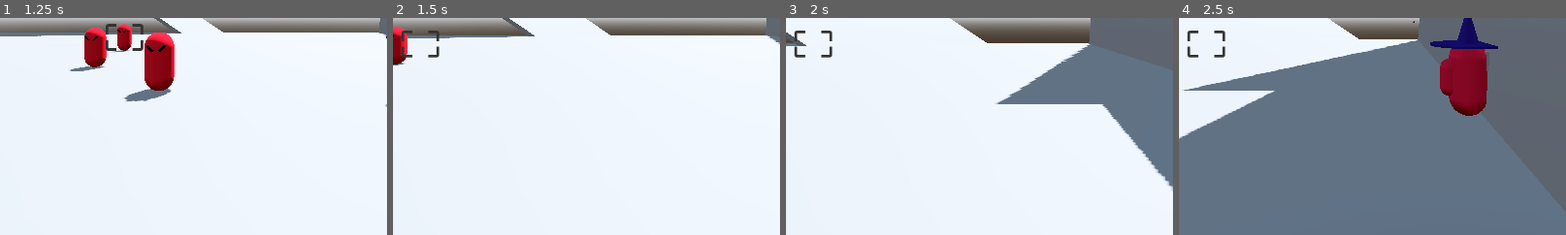
Above: before the commit, frames 1-4 (left to right).
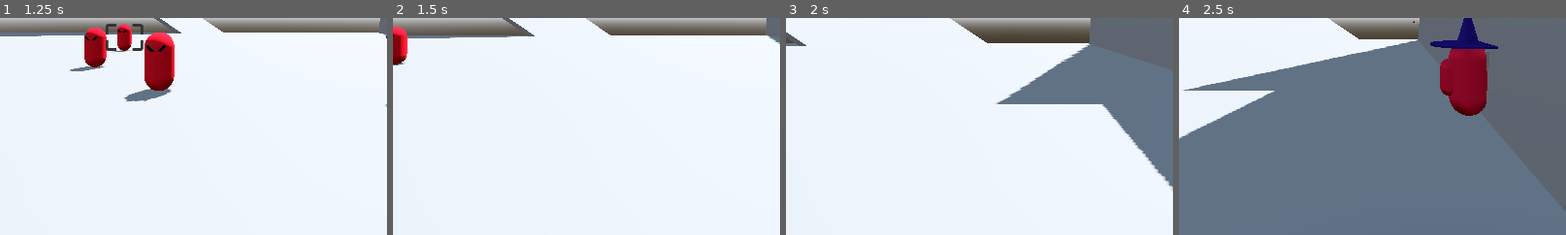
Above: after the commit, the same moments.

Repository: lead0lead/godot-3d-bullet-hell
Game: Godot game, scene res://scenes/main.tscn
The game is run twice, just before and just after one commit, with the same random seed, the same clock (stepped at 60 frames per second) and the same inputs.
Inputs (mouse positions are % of the whole screen's width and height, from its top left):
- Up to frame 1 (1.25 s): tap Enter at 0.5 s; move the mouse to (72, 45) at 0.52 s; hold D (right) from 0.53 s (still down); hold Shift (boost) from 0.53 s (still down); tap Space (jump) at 0.77 s
- Up to frame 2 (1.5 s): move the mouse to (30, 55) at 1.27 s; release D (right) at 1.28 s; release Shift (boost) at 1.28 s; hold S (back) from 1.28 s (still down); tap X (dash) at 1.35 s
- Up to frame 3 (2 s): keep holding S (back); tap Space (jump) at 1.52 s
- Up to frame 4 (2.5 s): move the mouse to (60, 28) at 2.02 s; release S (back) at 2.03 s; press the mouse at (60, 28) at 2.03 s; hold D (right) from 2.03 s (still down)
The pictures show only the part of the screen within x 22-72%, y 50-100%; the shares and areas given below are measured in that part.

Frame 1 is identical in both runs. In frame 2, 0.3% of the frame differs, in the area x 2-13%, y 5-19%; in frame 3, 0.3%; in frame 4, 0.3%.

Commit message:
Fix bug where target marker would remain visible when no target is present

Diff:
--- a/scripts/player_ui.gd
+++ b/scripts/player_ui.gd
@@ -10,7 +10,7 @@
 # Called when the node enters the scene tree for the first time.
 func _ready() -> void:
 	_update_crosshair()
-	show_target_marker(false)
+	target_marker.visible = false
 
 # Called every frame. 'delta' is the elapsed time since the previous frame.
 func _process(delta: float) -> void:
@@ -27,9 +27,3 @@
 func update_target_marker(target):
 	target_marker.position = _camera.unproject_position(
 		target.lock_on_target.global_position)
-
-func show_target_marker(visibile: bool):
-	if visible:
-		target_marker.visible = true
-	else:
-		target_marker.visible = false
--- a/scripts/ranged_weapon.gd
+++ b/scripts/ranged_weapon.gd
@@ -31,14 +31,13 @@
 	if lock_on_target:
 		self.look_at(lock_on_target.lock_on_target.global_position, _camera.global_basis.y)
 		_player_ui.update_target_marker(lock_on_target)
-		_player_ui.show_target_marker(true)
+		_player_ui.target_marker.visible = true
 	else:
 		if _aimcast.is_colliding():
 			self.look_at(_aimcast.get_collision_point(), _camera.global_basis.y)
-			_player_ui.show_target_marker(false)
 		else:
 			self.look_at(_camera.global_transform * (Vector3.FORWARD * 1000.0))
-			_player_ui.show_target_marker(false)
+		_player_ui.target_marker.visible = false
 
 func _handle_weapon_pivot_rotation(delta):
 	_ranged_weapon_pivot.look_at(_player.position - _camera_pivot.global_basis.x - _camera_pivot.global_basis.y)
